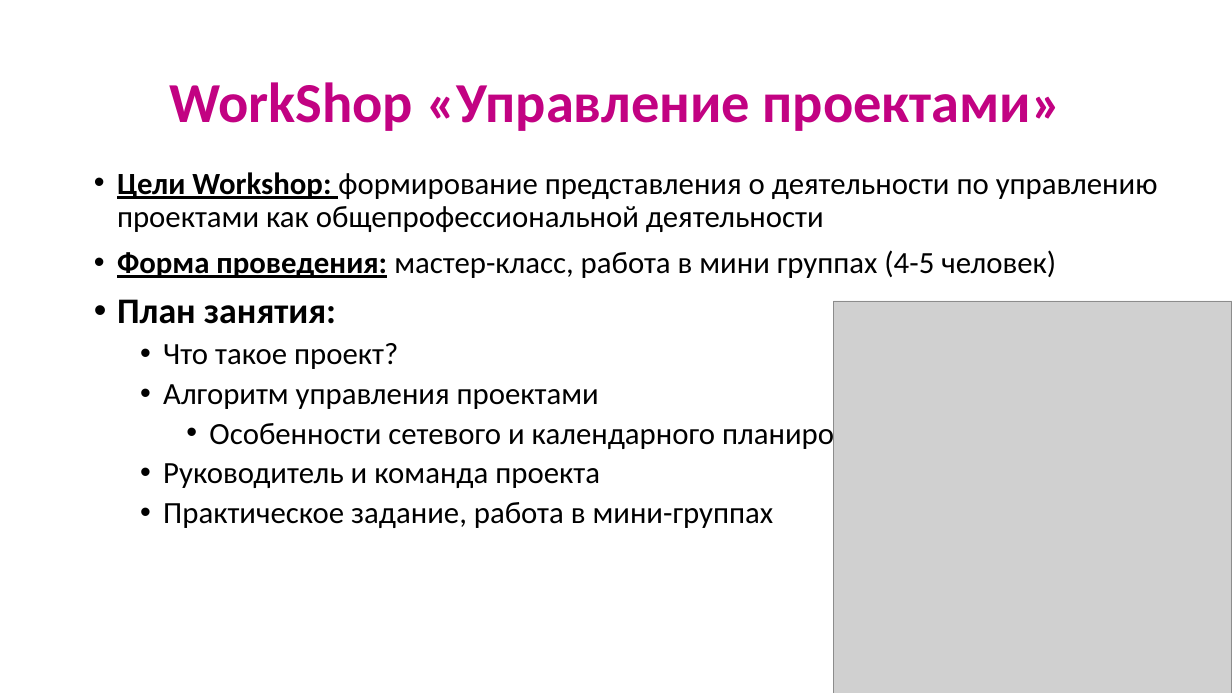
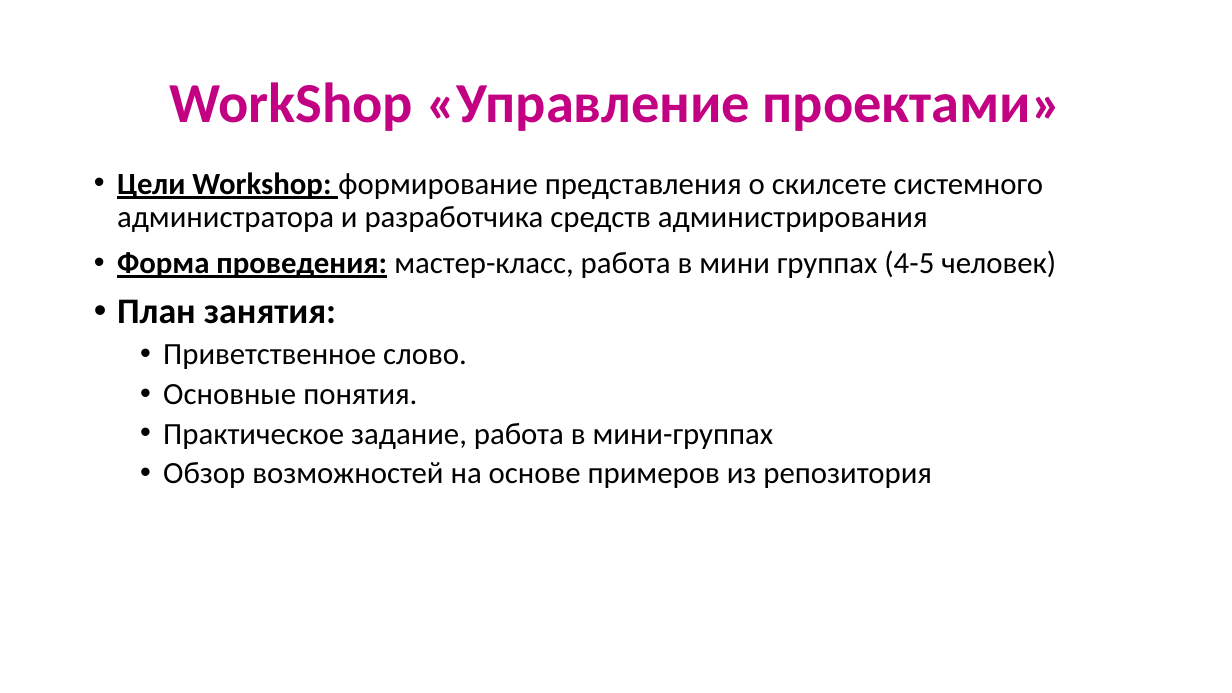
Before and after one commit to IvanSibirevV2/HowTo_Bat, a slide deck: slide 2 of Workshop/WShop.pptx. Drawn at 1232x693 pixels with LibreOffice and Linux fonts; fonts in the diff are those of the drawing; grey boxes stand for pictures. Boxes give left, top, right and bottom in pixels: in the first picture for what was removed or moved away, otherwise in the second. Text is boxed around its words. In the diff, an @@ line names an element or a change of style, - is before the commit and + after.

```diff
--- a/Workshop/WShop.pptx
+++ b/Workshop/WShop.pptx
@@ text at [117, 172, 1043, 232]: text changed @@
-• Цели Workshop: формирование представления о деятельности по управлению проектами как общепрофессиональной деятельности
+• Цели Workshop: формирование представления о скилсете системного администратора и разработчика средств администрирования
@@ picture removed at [834, 301, 1232, 693] @@
@@ text at [163, 344, 467, 405]: text changed @@
-  • Что такое проект?
-  • Алгоритм управления проектами
-    • Особенности сетевого и календарного планирования
-  • Руководитель и команда проекта
+  • Приветственное слово.
+  • Основные понятия.
@@ text at [163, 462, 932, 488]: paragraph added @@
+  • Обзор возможностей на основе примеров из репозитория
```
Also in this commit, not shown: 4 other slides changed, 9 slides added, 1 slide removed, 5 other files.
